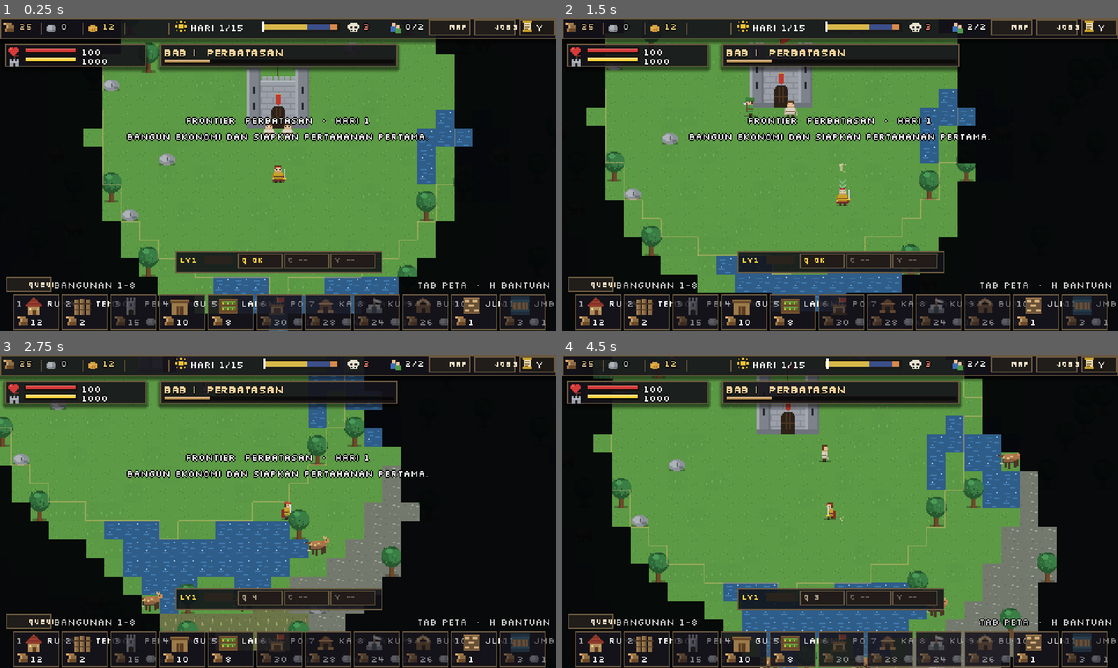
Above: before the commit, frames 1-4 (two rows, left to right).
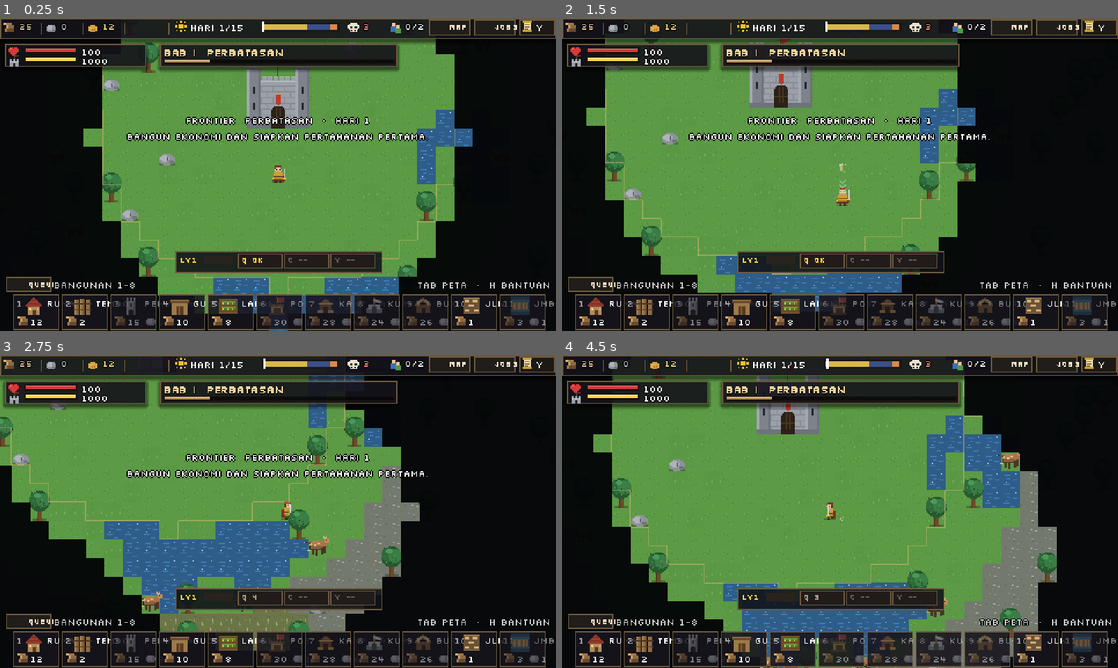
Above: after the commit, the same moments.

Repository: shimleabyte/hold-the-keep
Game: Godot game, scene res://scenes/main.tscn
Two runs of this game, one before a commit and one after it. Both use one fixed random seed, a clock stepped at 60 frames per second and the inputs below.
Inputs (mouse positions are in pixels of both pictures, inside the frame that each line leads up to):
- Up to frame 1 (0.25 s): no input
- Up to frame 2 (1.5 s): tap Enter at 0.5 s; move the mouse to (962, 158) at 0.52 s; hold D (move_right) 0.53-1.28 s; tap C (ability_cleave) at 0.6 s; click (962, 158) at 0.67 s; tap Space at 0.77 s; move the mouse to (728, 190) at 1.27 s; hold S (move_down) from 1.28 s (still down); tap Q (ability_dash) at 1.35 s
- Up to frame 3 (2.75 s): tap Space at 1.52 s; move the mouse to (333, 442) at 2.02 s; release S (move_down) at 2.03 s; hold D (move_right) from 2.03 s (still down); tap V (ability_rally) at 2.1 s
- Up to frame 4 (4.5 s): move the mouse to (812, 574) at 2.77 s; release D (move_right) at 2.78 s; hold W (move_up) 2.78-3.53 s; tap F (attack) at 2.85 s; click (812, 574) at 2.92 s; tap Space at 3.02, 3.77 s; move the mouse to (1006, 558) at 3.52 s; hold E (interact) 3.53-4.28 s; hold A (move_left) from 3.53 s (still down); move the mouse to (673, 464) at 4.27 s; tap Shift (sprint) at 4.35 s

The runs differ from the first frame. In frame 1, 0.1% of the frame differs, in the area x 47-53%, y 33-39%; in frame 2, 0.2%; in frame 3, 0.1%; in frame 4, 0.5%, in the area x 5-76%, y 2-35%.
Error after the commit: Parse Error: Preload file "res://assets/sprites/villager_scout.svg" does not exist. (res://scripts/entities/villager.gd:19)

Commit message:
feat: add bounded Scout survey behavior

Diff:
--- a/scripts/entities/villager.gd
+++ b/scripts/entities/villager.gd
@@ -7,7 +7,7 @@
 const SpriteAnim := preload("res://scripts/entities/sprite_anim.gd")
 const Corpse := preload("res://scripts/entities/corpse.gd")
 
-enum State { IDLE, TO_WORK, WORKING, TO_DEPOT, FLEEING, HIDDEN, FIGHT, EXPEDITION, RECALLING }
+enum State { IDLE, TO_WORK, WORKING, TO_DEPOT, FLEEING, HIDDEN, FIGHT, EXPEDITION, RECALLING, SCOUTING, SCOUT_RETURNING }
 
 const TEXTURES := {
     "": preload("res://assets/sprites/villager_idle.svg"),
@@ -16,6 +16,7 @@
     "farmer": preload("res://assets/sprites/villager_farmer.svg"),
     "builder": preload("res://assets/sprites/villager_miner.svg"),
     "hunter": preload("res://assets/sprites/villager_hunter.svg"),
+    "scout": preload("res://assets/sprites/villager_scout.svg"),
     "soldier": preload("res://assets/sprites/villager_soldier.svg"),
 }
 
@@ -41,6 +42,14 @@
 const DEFAULT_WORK_RADIUS := 12.0
 const BUILDER_REPAIR_INTERVAL := 1.6
 const BUILDER_REPAIR_AMOUNT := 12
+const SCOUT_REVEAL_RADIUS := 144.0
+const SCOUT_SURVEY_SECONDS := 1.4
+const SCOUT_RECHECK_SECONDS := 5.0
+const SCOUT_SEARCH_RADII: Array[int] = [20, 16, 12, 8]
+const SCOUT_DIRECTIONS: Array[Vector2i] = [
+    Vector2i(1, 0), Vector2i(1, 1), Vector2i(0, 1), Vector2i(-1, 1),
+    Vector2i(-1, 0), Vector2i(-1, -1), Vector2i(0, -1), Vector2i(1, -1)
+]
 
 var occupation := ""
 var military_specialization := ""
@@ -91,6 +100,9 @@
 var _rally_t := 0.0
 var _rally_damage_mult := 1.0
 var _rally_interval_mult := 1.0
+var _scout_target_cell := Vector2i(-1, -1)
+var _scout_cursor := 0
+var _scout_survey_t := 0.0
 
 
 func _ready() -> void:
@@ -157,9 +169,11 @@
     _release_workplace()
     _expeditioning = false
     _expedition_target = null
+    _scout_target_cell = Vector2i(-1, -1)
+    _scout_survey_t = 0.0
     var old_max := max_hp
     job = j
-    if job in ["builder", "hunter"] and not _claim_workplace(job):
+    if job in ["builder", "hunter", "scout"] and not _claim_workplace(job):
         job = ""
         remove_from_group("defenders")
         max_hp = _hp_cap_for("")
@@ -294,7 +308,7 @@
     if GameClock.is_night and job != "soldier" and state != State.FLEEING:
         _begin_flee()
 
-    if nav.version != _path_ver and (state == State.TO_WORK or state == State.TO_DEPOT or state == State.FLEEING or state == State.EXPEDITION or state == State.RECALLING or (state == State.IDLE and is_outpost_guard())):
+    if nav.version != _path_ver and (state == State.TO_WORK or state == State.TO_DEPOT or state == State.FLEEING or state == State.EXPEDITION or state == State.RECALLING or state == State.SCOUTING or state == State.SCOUT_RETURNING or (state == State.IDLE and is_outpost_guard())):
         _repath()
 
     match state:
@@ -330,6 +344,13 @@
                 state = State.IDLE
                 _scan_t = 0.0
                 _wander_t = 2.0
+        State.SCOUTING:
+            _tick_scouting(delta)
+        State.SCOUT_RETURNING:
+            if _move_along(delta):
+                _scout_target_cell = Vector2i(-1, -1)
+                state = State.IDLE
+                _decide_t = SCOUT_RECHECK_SECONDS
     _update_anim(delta)
 
 
@@ -343,9 +364,9 @@
         State.EXPEDITION:
             moving = _pi < _path.size()
             _running = _expedition_target != null and is_instance_valid(_expedition_target) and position.distance_to(_expedition_target.position) > RUN_DISTANCE
-        State.RECALLING:
+        State.RECALLING, State.SCOUTING, State.SCOUT_RETURNING:
             moving = _pi < _path.size()
-            _running = true
+            _running = state == State.RECALLING or state == State.SCOUT_RETURNING
         State.FLEEING:
             moving = true
             _running = true
@@ -727,6 +748,9 @@
 func _find_work() -> void:
     if carry > 0:
         _go_depot()
+        return
+    if job == "scout":
+        _find_scout_work()
         return
     var cands: Array = []
     match job:
@@ -811,6 +835,120 @@
         _bad.clear()
 
 
+func _find_scout_work() -> void:
+    if not has_valid_workplace():
+        _release_workplace()
+        if not _claim_workplace("scout"):
+            return
+    if _facility_sabotaged(workplace):
+        return
+
+    var fog = get_tree().get_first_node_in_group("fog_of_war")
+    if fog == null:
+        return
+    var origin := nav.cell_of(workplace.position)
+    var best_cell := Vector2i(-1, -1)
+    var best_path := PackedVector2Array()
+    var best_score := -INF
+    var best_direction := _scout_cursor
+
+    for radius in SCOUT_SEARCH_RADII:
+        for offset in SCOUT_DIRECTIONS.size():
+            var direction_index := (_scout_cursor + offset) % SCOUT_DIRECTIONS.size()
+            var candidate := origin + SCOUT_DIRECTIONS[direction_index] * radius
+            if not nav.is_walkable(candidate) or _scout_target_reserved(candidate):
+                continue
+            var path: PackedVector2Array = nav.path_to(position, candidate)
+            if path.is_empty():
+                continue
+            var unexplored := 0
+            for y in range(candidate.y - 5, candidate.y + 6):
+                for x in range(candidate.x - 5, candidate.x + 6):
+                    if x < 0 or y < 0 or x >= WorldConfig.map_size or y >= WorldConfig.map_size:
+                        continue
+                    if not fog.is_revealed_cell(Vector2i(x, y)):
+                        unexplored += 1
+            if unexplored <= 0:
+                continue
+            var score := float(unexplored) * 8.0 - float(path.size()) * 1.5 + float(radius)
+            if score > best_score:
+                best_score = score
+                best_cell = candidate
+                best_path = path
+                best_direction = direction_index
+
+    if best_cell.x < 0:
+        _return_to_scout_post()
+        return
+
+    _scout_target_cell = best_cell
+    _scout_cursor = (best_direction + 1) % SCOUT_DIRECTIONS.size()
+    _scout_survey_t = 0.0
+    _goal_cells = [best_cell]
+    _set_path(best_path)
+    state = State.SCOUTING
+
+
+func _scout_target_reserved(cell: Vector2i) -> bool:
+    for other in get_tree().get_nodes_in_group("villagers"):
+        if other == self or not is_instance_valid(other):
+            continue
+        if String(other.job) != "scout" or other.workplace != workplace:
+            continue
+        var reserved_cell: Vector2i = other.get("_scout_target_cell")
+        if reserved_cell.x < 0:
+            continue
+        if Vector2(reserved_cell).distance_to(Vector2(cell)) < 8.0:
+            return true
+    return false
+
+
+func _tick_scouting(delta: float) -> void:
+    if not has_valid_workplace() or _facility_sabotaged(workplace):
+        _scout_target_cell = Vector2i(-1, -1)
+        _scout_survey_t = 0.0
+        state = State.IDLE
+        _decide_t = SCOUT_RECHECK_SECONDS
+        return
+    if nav.version != _path_ver:
+        _repath()
+        if state != State.SCOUTING:
+            return
+    if _pi < _path.size():
+        _move_along(delta)
+        return
+    var fog = get_tree().get_first_node_in_group("fog_of_war")
+    if fog != null:
+        fog.reveal_position(global_position, SCOUT_REVEAL_RADIUS)
+    _scout_survey_t += delta
+    if _scout_survey_t >= SCOUT_SURVEY_SECONDS:
+        _scout_target_cell = Vector2i(-1, -1)
+        _scout_survey_t = 0.0
+        state = State.IDLE
+        _decide_t = SCOUT_RECHECK_SECONDS
+
+
+func _return_to_scout_post() -> void:
+    if not has_valid_workplace():
+        _scout_target_cell = Vector2i(-1, -1)
+        state = State.IDLE
+        return
+    _scout_target_cell = Vector2i(-1, -1)
+    var cells: Array[Vector2i] = workplace.cells()
+    if position.distance_to(workplace.position) <= OUTPOST_GUARD_ARRIVAL_RADIUS:
+        state = State.IDLE
+        _decide_t = SCOUT_RECHECK_SECONDS
+        return
+    var path: PackedVector2Array = nav.path_adjacent(position, cells)
+    if path.is_empty():
+        state = State.IDLE
+        _decide_t = SCOUT_RECHECK_SECONDS
+        return
+    _goal_cells = cells
+    _set_path(path)
+    state = State.SCOUT_RETURNING
+
+
 func _cells_of(n) -> Array[Vector2i]:
     if n.has_method("cells"):
         return n.cells()
@@ -1013,7 +1151,13 @@
 
 
 func _repath() -> void:
-    var p: PackedVector2Array = nav.path_adjacent(position, _goal_cells)
+    var p: PackedVector2Array
+    if state == State.SCOUTING:
+        p = nav.path_to(position, _scout_target_cell)
+    elif state == State.SCOUT_RETURNING and has_valid_workplace():
+        p = nav.path_adjacent(position, workplace.cells())
+    else:
+        p = nav.path_adjacent(position, _goal_cells)
     if p.is_empty():
         match state:
             State.FLEEING:
@@ -1026,6 +1170,11 @@
                 _expedition_target = null
                 state = State.IDLE
                 Events.build_feedback.emit("Prajurit tidak menemukan jalur pulang")
+            State.SCOUTING, State.SCOUT_RETURNING:
+                _scout_target_cell = Vector2i(-1, -1)
+                _scout_survey_t = 0.0
+                state = State.IDLE
+                _decide_t = SCOUT_RECHECK_SECONDS
             _:
                 state = State.IDLE
         return
@@ -1039,7 +1188,7 @@
     var tgt := _path[_pi]
     var to := tgt - position
     var d := to.length()
-    var fast := state == State.FLEEING or state == State.EXPEDITION or state == State.RECALLING or (state == State.FIGHT and _foe != null and is_instance_valid(_foe) and position.distance_to(_foe.position) > RUN_DISTANCE)
+    var fast := state == State.FLEEING or state == State.EXPEDITION or state == State.RECALLING or state == State.SCOUT_RETURNING or (state == State.FIGHT and _foe != null and is_instance_valid(_foe) and position.distance_to(_foe.position) > RUN_DISTANCE)
     var step := (RUN_SPEED if fast else SPEED) * delta
     if not anim.is_busy() and anim.face(to):
         queue_redraw()
@@ -1063,6 +1212,8 @@
             return Color("#d6b13c")
         "hunter":
             return Color("#b77c43")
+        "scout":
+            return Color("#b7a37b")
         "soldier":
             return Color("#3f6fb5")
     return Color("#d9d2c3")
